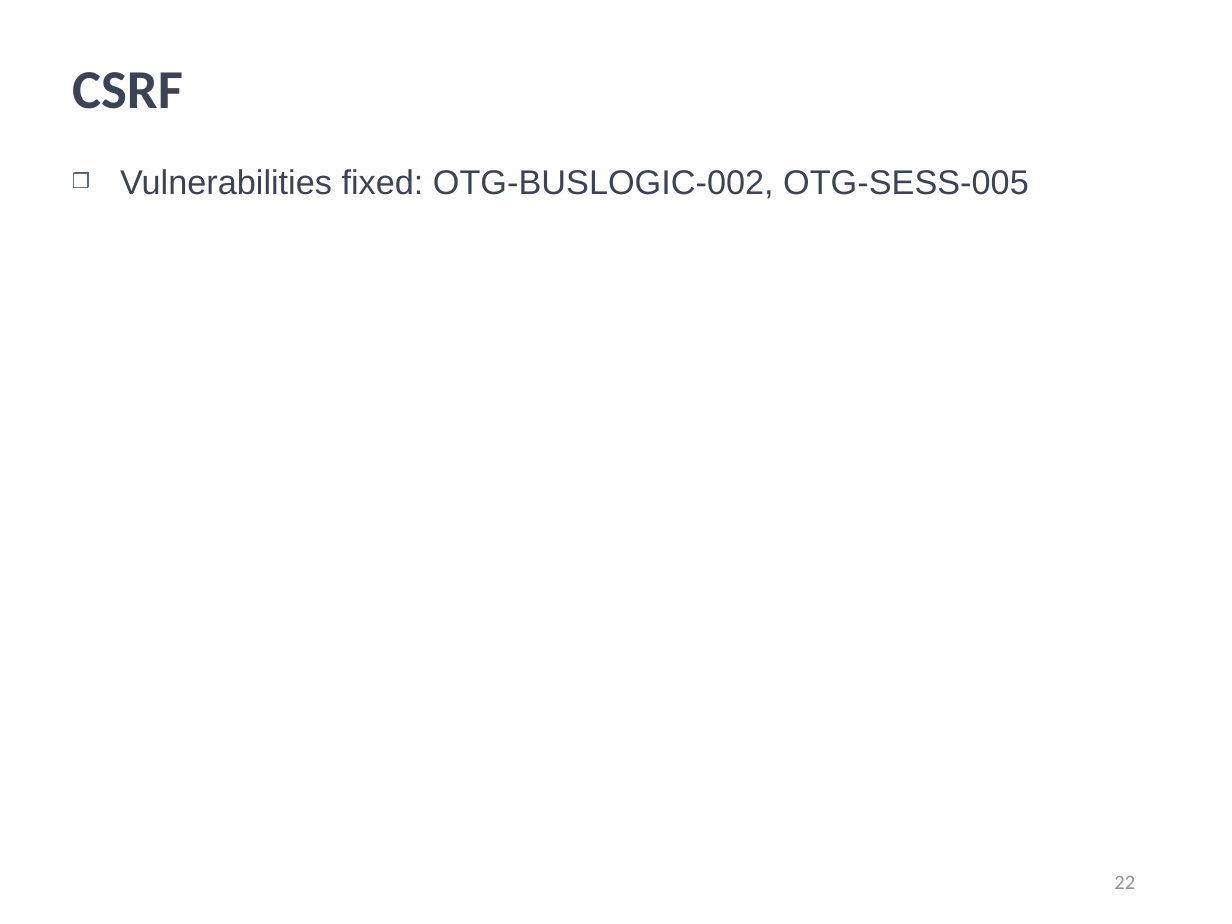
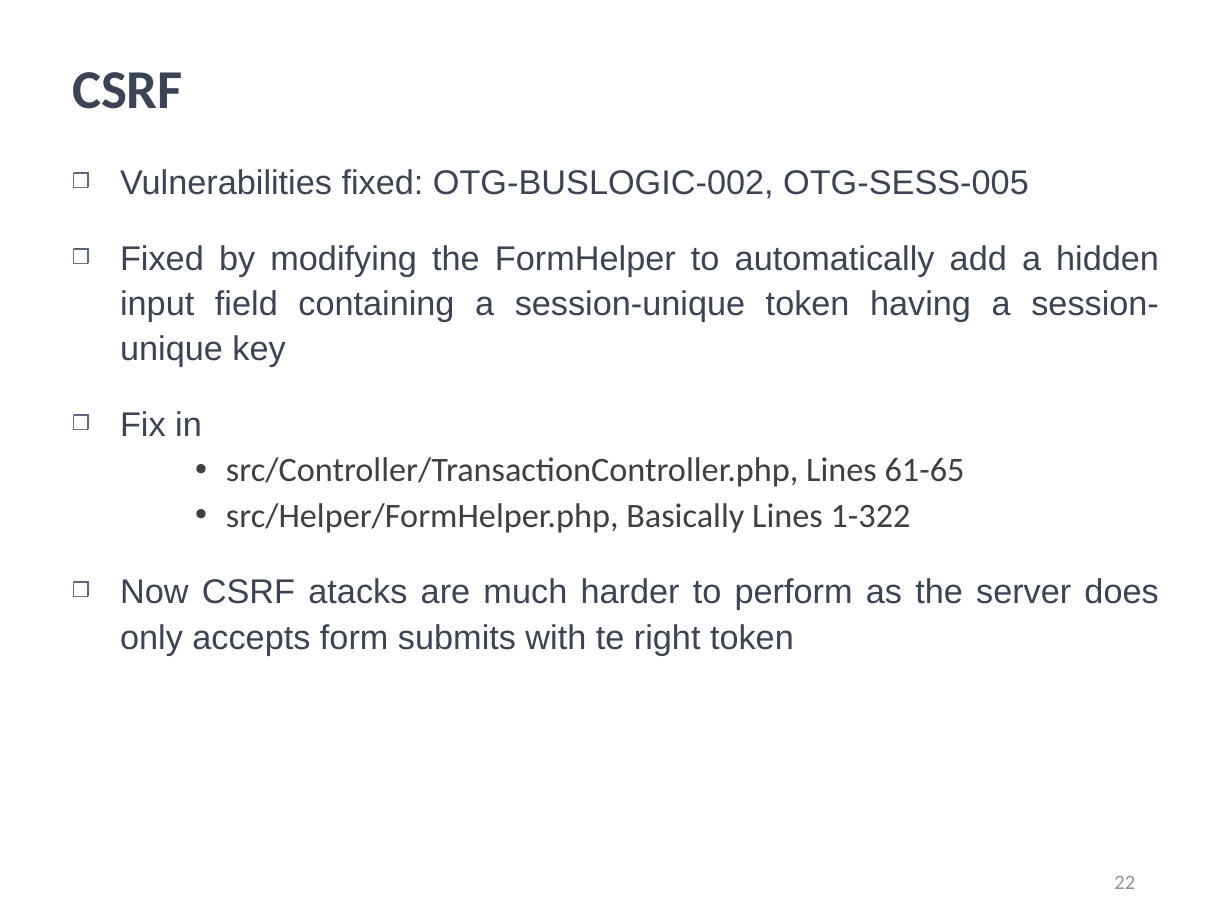
Before and after one commit to kwuerl/secure-coding-team-8, a slide deck: slide 22 of presentations/Phase3.ppt. Drawn at 1232x924 pixels with LibreOffice and Linux fonts; fonts in the diff are those of the drawing; background and template pictures are left out. Boxes give left, top, right and bottom in pixels: in the first picture for what was removed or moved away, otherwise in the second. Text is boxed around its words. In the diff, an @@ line names an element or a change of style, - is before the commit and + after.

```diff
--- a/presentations/Phase3.ppt
+++ b/presentations/Phase3.ppt
@@ text at [120,245,1159,655]: paragraphs added @@
+❒ Fixed by modifying the FormHelper to automatically add a hidden input field containing a session-unique token having a session-unique key
+❒ Fix in
+    • src/Controller/TransactionController.php, Lines 61-65
+    • src/Helper/FormHelper.php, Basically Lines 1-322
+❒ Now CSRF atacks are much harder to perform as the server does only accepts form submits with te right token
```
Also in this commit, not shown: 9 other slides changed.
